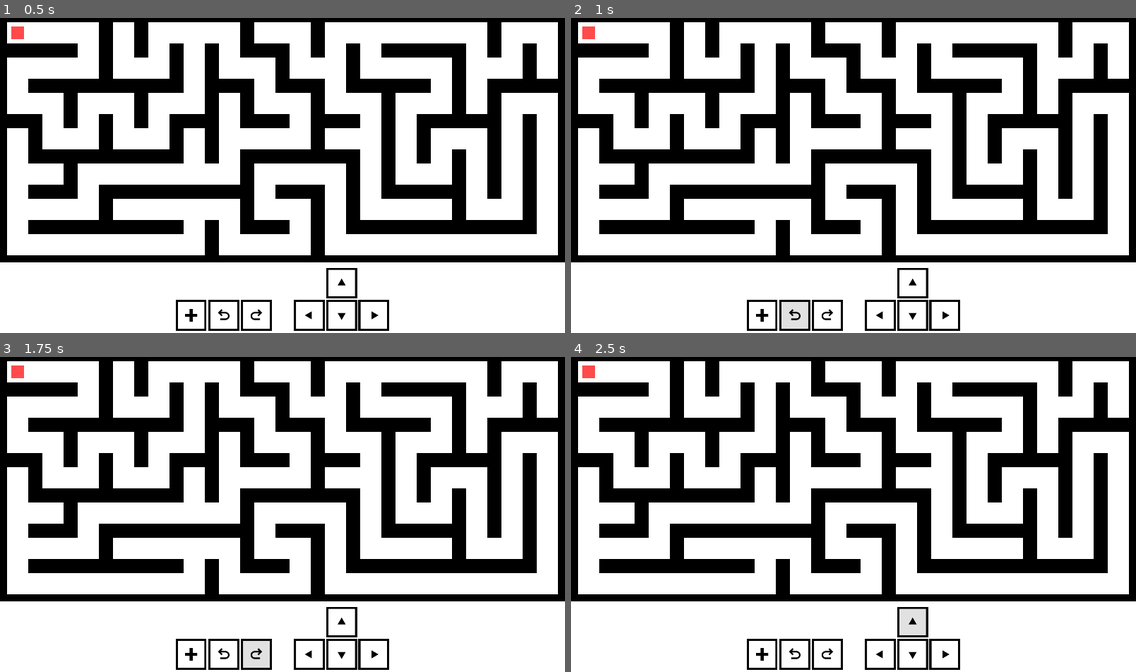
Above: before the commit, frames 1-4 (two rows, left to right).
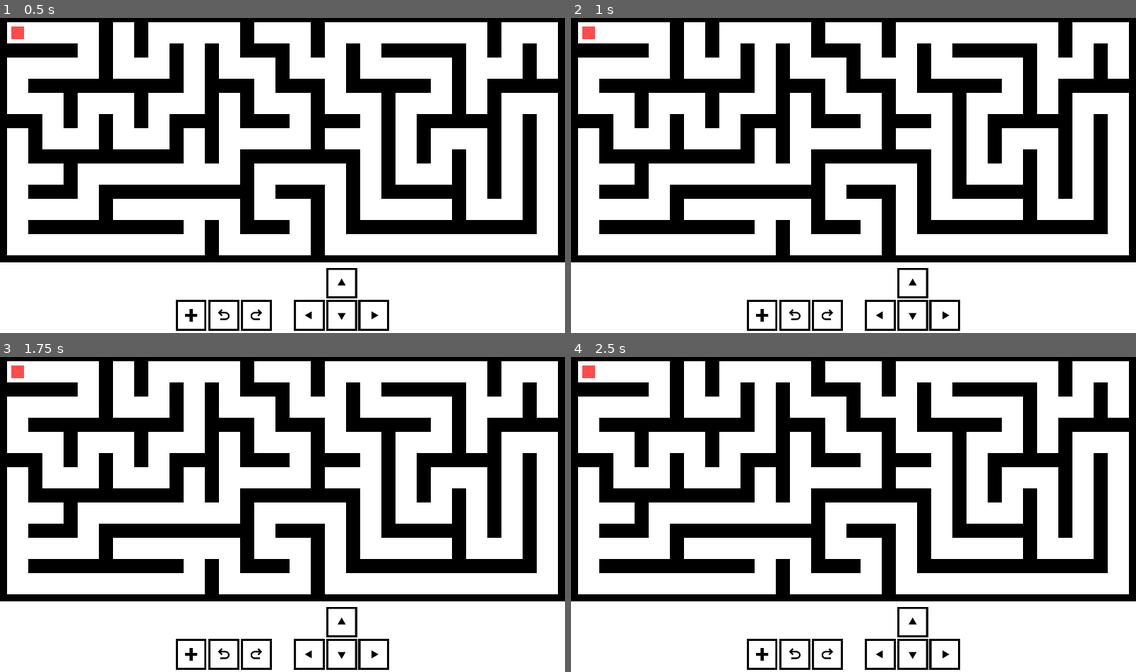
Above: after the commit, the same moments.

Repository: Skyvastern/command-pattern
Game: Godot game, scene res://Main/Main.tscn
Two runs of this game, one before a commit and one after it. Both use one fixed random seed, a clock stepped at 60 frames per second and the inputs below.
Inputs (mouse positions are in pixels of both pictures, inside the frame that each line leads up to):
- Up to frame 1 (0.5 s): no input
- Up to frame 2 (1 s): click (797, 314) at 0.52 s
- Up to frame 3 (1.75 s): click (254, 653) at 1.27 s
- Up to frame 4 (2.5 s): click (910, 621) at 2.02 s

Frame 1 is identical in both runs. In frame 2, 0.4% of the frame differs, in the area x 37-42%, y 90-99%; in frame 3, 0.4%, in the area x 43-48%, y 90-99%; in frame 4, 0.4%.

Commit message:
Change CustomButton.gd implementation

Diff:
--- a/02 Solution/Main/Common/CustomButton/CustomButton.gd
+++ b/02 Solution/Main/Common/CustomButton/CustomButton.gd
@@ -1,35 +1,17 @@
-extends Control
+extends TextureButton
 class_name CustomButton
 
-var is_mouse_inside: bool = false
+
 const BLEND = 0.2
-
-signal press
 
 
 func _ready() -> void:
-    var _c1 = self.connect("mouse_entered", self, "_on_mouse_enter")
-    var _c2 = self.connect("mouse_exited", self, "_on_mouse_exit")
-    var _c3 = self.connect("press", self, "_on_mouse_press")
+	var _c1 = self.connect("button_up", self, "_on_button_up")
+	var _c2 = self.connect("button_down", self, "_on_button_down")
 
 
-func _input(event: InputEvent) -> void:
-    if is_mouse_inside and event is InputEventMouseButton:
-        if event.button_index == BUTTON_LEFT and event.pressed:
-            emit_signal("press")
+func _on_button_up() -> void:
+	$AnimationPlayer.play("Idle", BLEND)
 
-
-func _on_mouse_enter() -> void:
-    is_mouse_inside = true
-    $AnimationPlayer.play("Highlight", BLEND)
-
-func _on_mouse_exit() -> void:
-    is_mouse_inside = false
-    $AnimationPlayer.play("Idle", BLEND)
-
-func _on_mouse_press() -> void:
-    $AnimationPlayer.play("Pressed", BLEND)
-    if is_mouse_inside:
-        $AnimationPlayer.play("Highlight", BLEND)
-    else:
-        $AnimationPlayer.play("Idle", BLEND)
+func _on_button_down() -> void:
+	$AnimationPlayer.play("Pressed", BLEND)
--- a/02 Solution/Main/Main.tscn
+++ b/02 Solution/Main/Main.tscn
@@ -327,9 +327,9 @@
 [node name="BG" parent="UI/UI/Buttons/Navigation/R2/Right" index="0"]
 texture = ExtResource( 6 )
 
-[connection signal="press" from="UI/UI/Buttons/Edit/R1/New" to="." method="new_game"]
-[connection signal="press" from="UI/UI/Buttons/Edit/R1/Undo" to="." method="undo_command"]
-[connection signal="press" from="UI/UI/Buttons/Edit/R1/Redo" to="." method="redo_command"]
+[connection signal="button_down" from="UI/UI/Buttons/Edit/R1/New" to="." method="new_game"]
+[connection signal="button_down" from="UI/UI/Buttons/Edit/R1/Undo" to="." method="undo_command"]
+[connection signal="button_down" from="UI/UI/Buttons/Edit/R1/Redo" to="." method="redo_command"]
 
 [editable path="UI/UI/Buttons/Edit/R1/New"]
 [editable path="UI/UI/Buttons/Edit/R1/Undo"]
--- a/02 Solution/Main/UI/Edit.gd
+++ b/02 Solution/Main/UI/Edit.gd
@@ -8,10 +8,19 @@
 onready var undo: CustomButton = get_node(undo_path)
 onready var redo: CustomButton = get_node(redo_path)
 
+
 func _process(_delta: float) -> void:
 	if Input.is_action_just_pressed("new_game"):
-		new_game.emit_signal("press")
+		new_game.emit_signal("button_down")
+	elif Input.is_action_just_released("new_game"):
+		new_game.emit_signal("button_up")
+
 	elif Input.is_action_just_pressed("undo"):
-		undo.emit_signal("press")
+		undo.emit_signal("button_down")
+	elif Input.is_action_just_released("undo"):
+		undo.emit_signal("button_up")
+
 	elif Input.is_action_just_pressed("redo"):
-		redo.emit_signal("press")
+		redo.emit_signal("button_down")
+	elif Input.is_action_just_released("redo"):
+		redo.emit_signal("button_up")
--- a/02 Solution/Main/UI/EditButton.tscn
+++ b/02 Solution/Main/UI/EditButton.tscn
@@ -63,7 +63,7 @@
 "values": [ Color( 1, 1, 1, 1 ) ]
 }
 
-[node name="EditButton" type="Control"]
+[node name="EditButton" type="TextureButton"]
 anchor_left = 0.5
 anchor_top = 0.5
 anchor_right = 0.5
--- a/02 Solution/Main/UI/Navigation.gd
+++ b/02 Solution/Main/UI/Navigation.gd
@@ -13,10 +13,21 @@
 
 func _process(_delta: float) -> void:
 	if Input.is_action_just_pressed("ui_up"):
-		up.emit_signal("press")
+		up.emit_signal("button_down")
+	elif Input.is_action_just_released("ui_up"):
+		up.emit_signal("button_up")
+
 	elif Input.is_action_just_pressed("ui_down"):
-		down.emit_signal("press")
+		down.emit_signal("button_down")
+	elif Input.is_action_just_released("ui_down"):
+		down.emit_signal("button_up")
+
 	elif Input.is_action_just_pressed("ui_right"):
-		right.emit_signal("press")
+		right.emit_signal("button_down")
+	elif Input.is_action_just_released("ui_right"):
+		right.emit_signal("button_up")
+
 	elif Input.is_action_just_pressed("ui_left"):
-		left.emit_signal("press")
+		left.emit_signal("button_down")
+	elif Input.is_action_just_released("ui_left"):
+		left.emit_signal("button_up")
--- a/02 Solution/Main/UI/NavigationButton.gd
+++ b/02 Solution/Main/UI/NavigationButton.gd
@@ -5,8 +5,7 @@
 export var player_path: NodePath
 onready var player = get_node(player_path)
 
-func _ready() -> void:
-    var _c1 = self.connect("press", self, "_on_button_press")
 
-func _on_button_press() -> void:
-    player.move(dir)
+func _on_button_down() -> void:
+	._on_button_down()
+	player.move(dir)
--- a/02 Solution/Main/UI/NavigationButton.tscn
+++ b/02 Solution/Main/UI/NavigationButton.tscn
@@ -63,7 +63,7 @@
 "values": [ Color( 1, 1, 1, 1 ) ]
 }
 
-[node name="NavigationButton" type="Control"]
+[node name="NavigationButton" type="TextureButton"]
 anchor_left = 0.5
 anchor_top = 0.5
 anchor_right = 0.5
--- a/02 Solution/project.godot
+++ b/02 Solution/project.godot
@@ -14,7 +14,7 @@
 "language": "GDScript",
 "path": "res://Main/CommandPattern/Commands/BaseCommand.gd"
 }, {
-"base": "Control",
+"base": "TextureButton",
 "class": "CustomButton",
 "language": "GDScript",
 "path": "res://Main/Common/CustomButton/CustomButton.gd"
